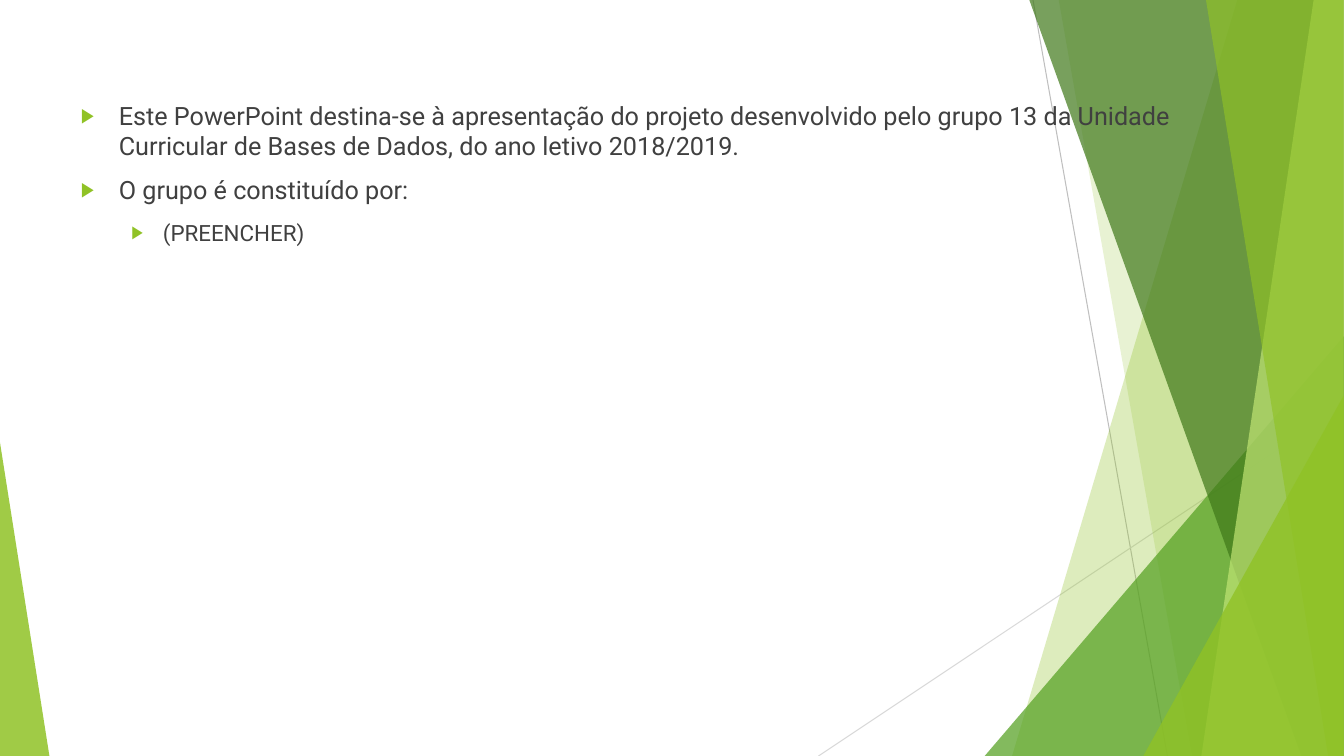
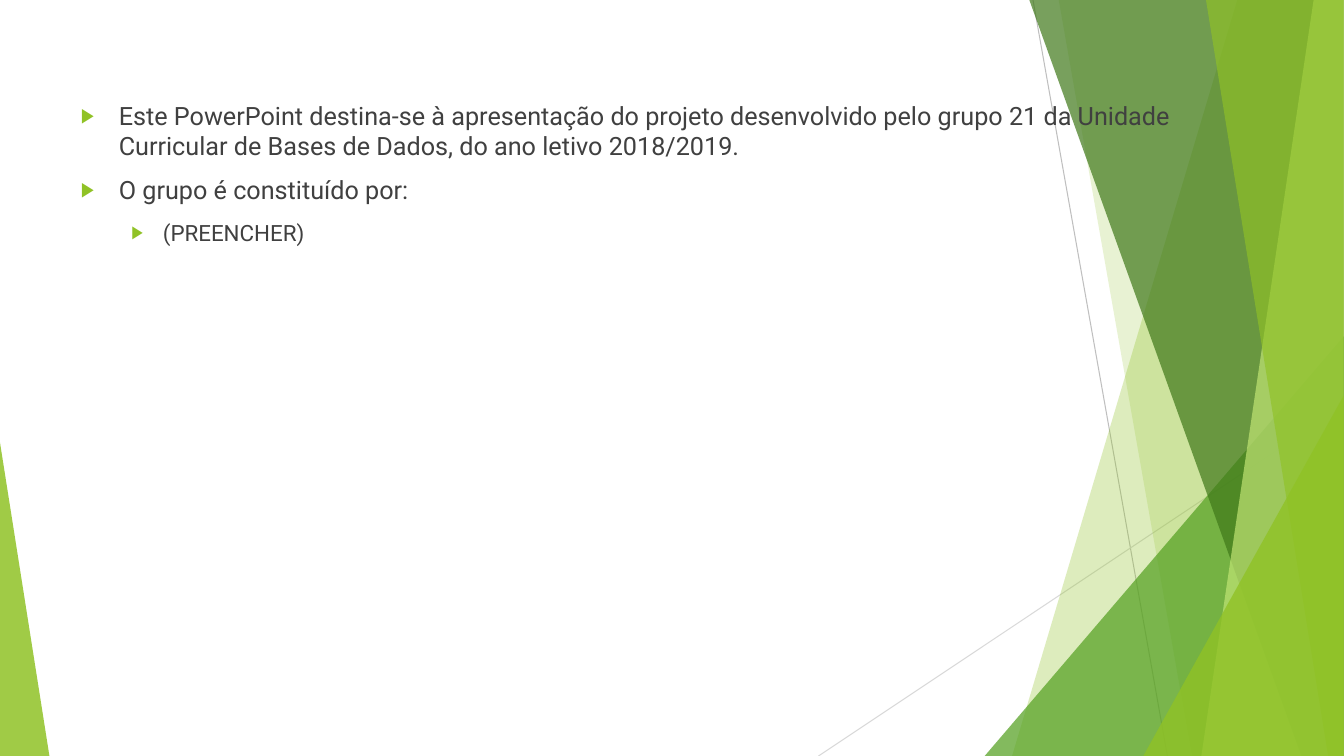
Before and after one commit to JRI98/ProjetoBD, a slide deck: slide 2 of Apresentação.pptx. Drawn at 1344x756 pixels with LibreOffice and Linux fonts; fonts in the diff are those of the drawing. Boxes give left, top, right and bottom in pixels: in the first picture for what was removed or moved away, otherwise in the second. Text is boxed around its words. In the diff, an @@ line names an element or a change of style, - is before the commit and + after.

```diff
--- a/Apresentação.pptx
+++ b/Apresentação.pptx
@@ text at <box>119,102,1170,159</box>: text changed @@
-▶ Este PowerPoint destina-se à apresentação do projeto desenvolvido pelo grupo 13 da Unidade Curricular de Bases de Dados, do ano letivo 2018/2019.
+▶ Este PowerPoint destina-se à apresentação do projeto desenvolvido pelo grupo 21 da Unidade Curricular de Bases de Dados, do ano letivo 2018/2019.
```
Also in this commit, not shown: 2 other slides changed, 11 slides added, 3 slides removed.
